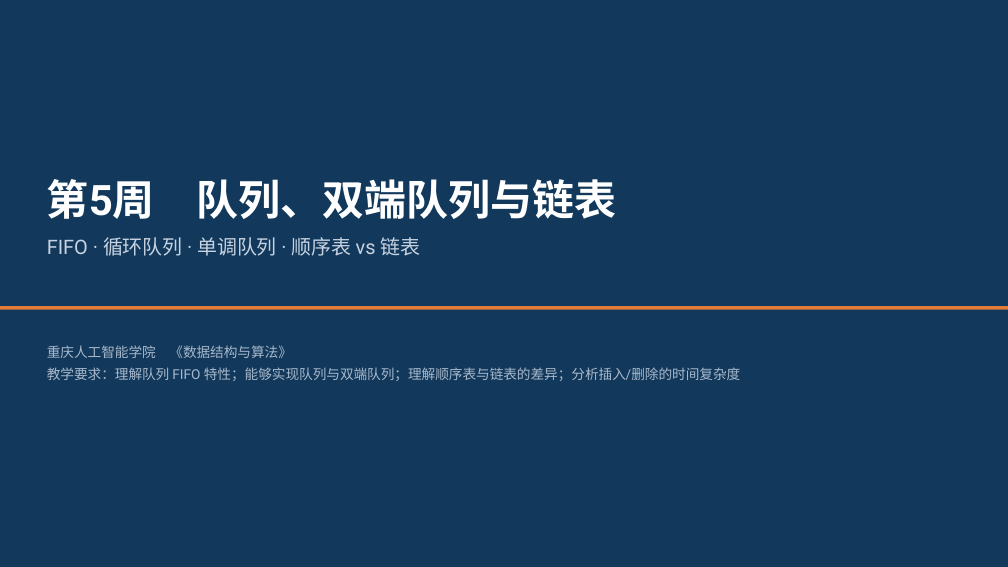
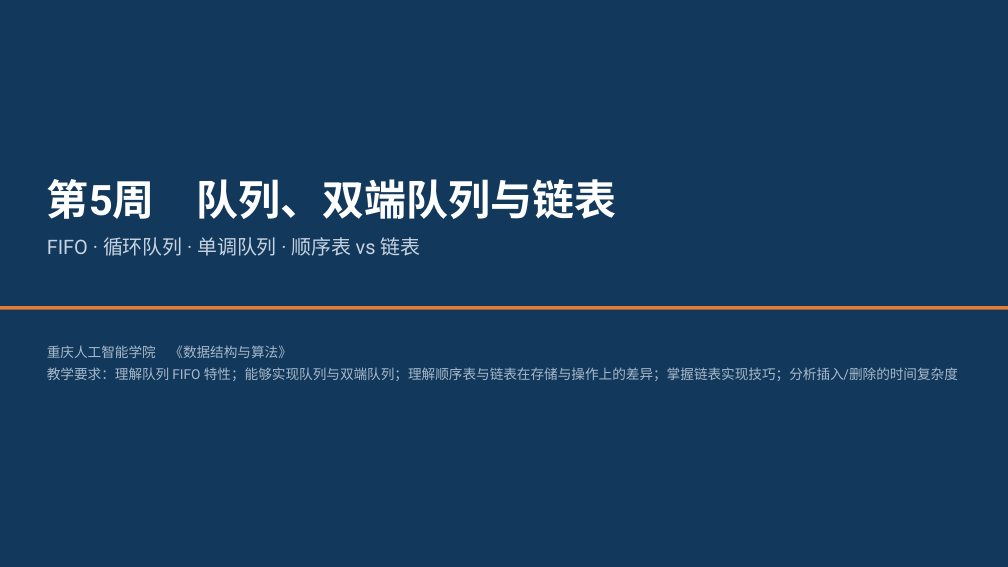
Before and after one commit to GMyhf/2026fall-cs201cq, a slide deck: slide 1 of courseware/202609_DSA_W05_Queue_Deque_LinkedList.pptx. Drawn at 1008x567 pixels with LibreOffice and Linux fonts; fonts in the diff are those of the drawing. Boxes give left, top, right and bottom in pixels: in the first picture for what was removed or moved away, otherwise in the second. Text is boxed around its words. In the diff, an @@ line names an element or a change of style, - is before the commit and + after.

```diff
--- a/courseware/202609_DSA_W05_Queue_Deque_LinkedList.pptx
+++ b/courseware/202609_DSA_W05_Queue_Deque_LinkedList.pptx
@@ text at bbox=[47, 367, 958, 381]: text changed @@
-教学要求：理解队列 FIFO 特性；能够实现队列与双端队列；理解顺序表与链表的差异；分析插入/删除的时间复杂度
+教学要求：理解队列 FIFO 特性；能够实现队列与双端队列；理解顺序表与链表在存储与操作上的差异；掌握链表实现技巧；分析插入/删除的时间复杂度
```
Also in this commit, not shown: 6 other files.
